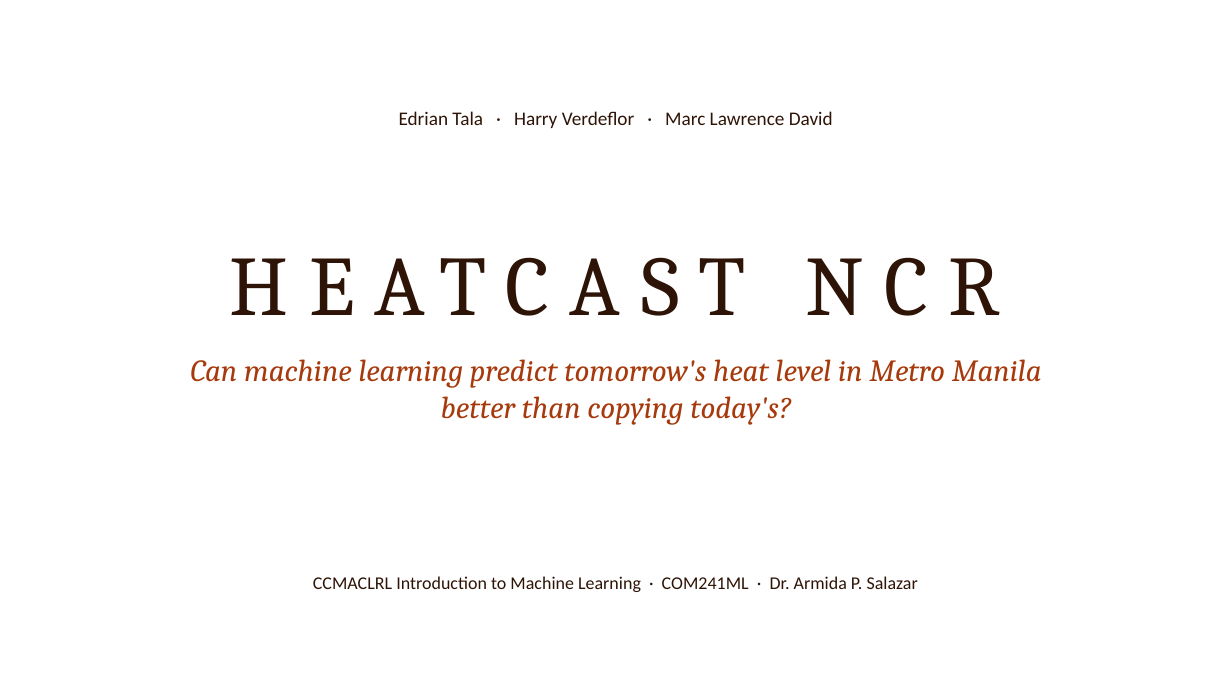
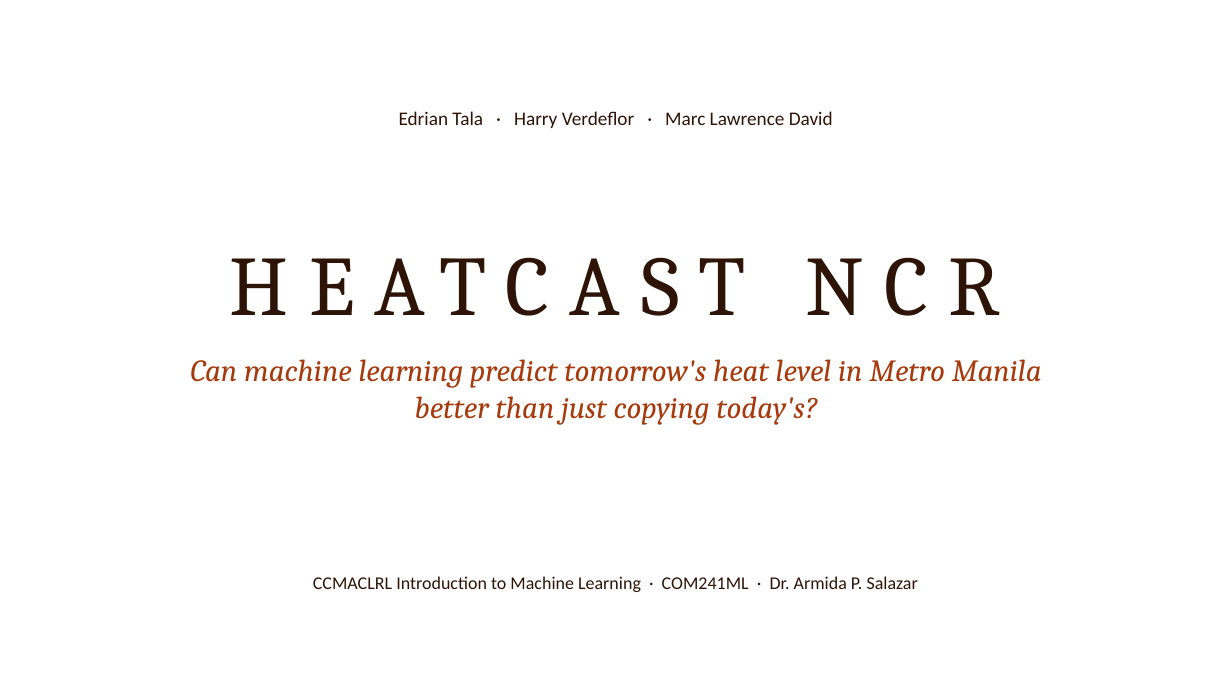
Before and after one commit to keyyum/heatcast-ncr-simple, a slide deck: slide 1 of presentation/HeatCast_NCR_Presentation.pptx. Drawn at 1232x693 pixels with LibreOffice and Linux fonts; fonts in the diff are those of the drawing; background and template pictures are left out. Boxes give left, top, right and bottom in pixels: in the first picture for what was removed or moved away, otherwise in the second. Text is boxed around its words. In the diff, an @@ line names an element or a change of style, - is before the commit and + after.

```diff
--- a/presentation/HeatCast_NCR_Presentation.pptx
+++ b/presentation/HeatCast_NCR_Presentation.pptx
@@ text at bbox=[190, 359, 1042, 425]: text changed @@
-Can machine learning predict tomorrow's heat level in Metro Manila better than copying today's?
+Can machine learning predict tomorrow's heat level in Metro Manila better than just copying today's?
```
Also in this commit, not shown: 6 other slides changed, 7 slides added, 2 slides removed, 5 other files.
